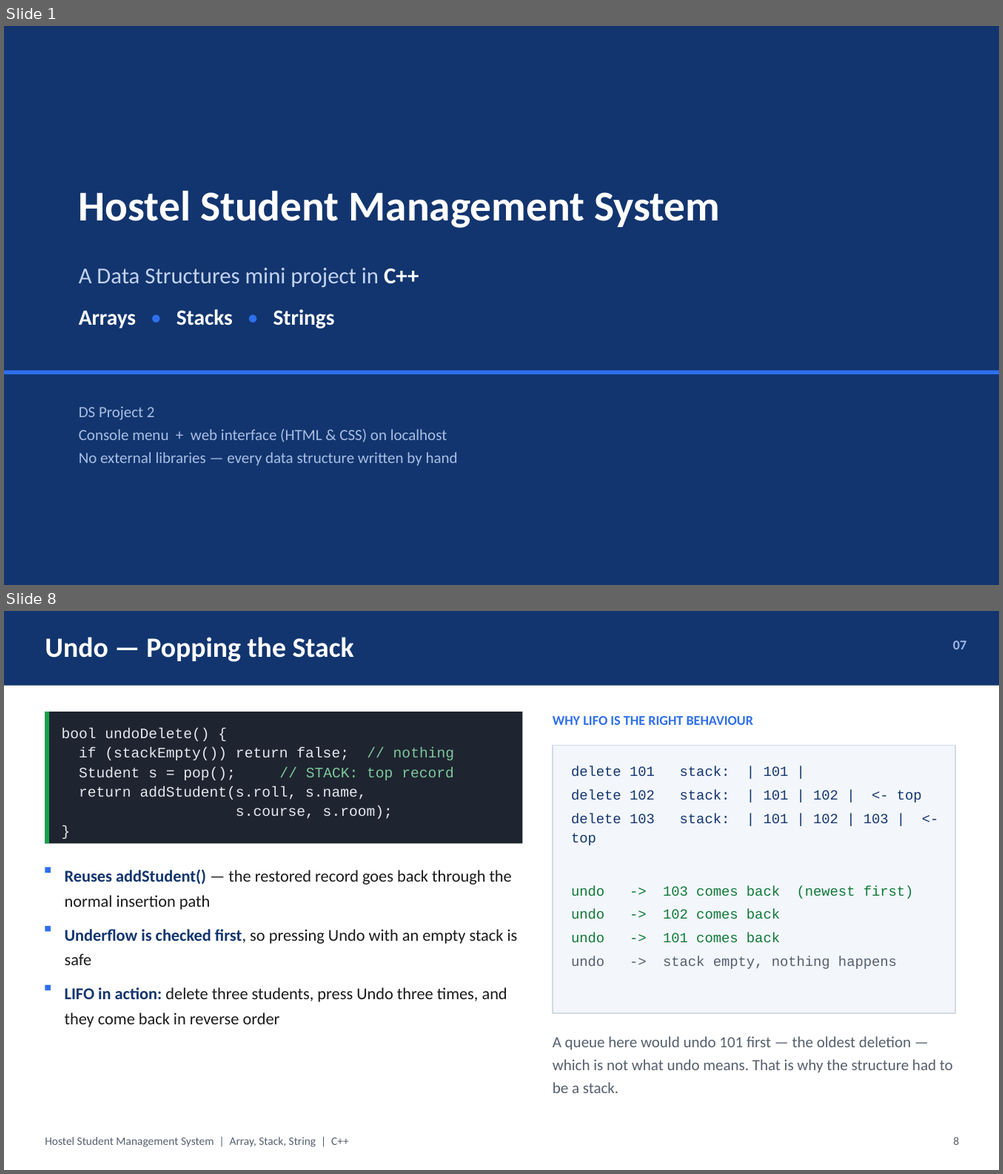
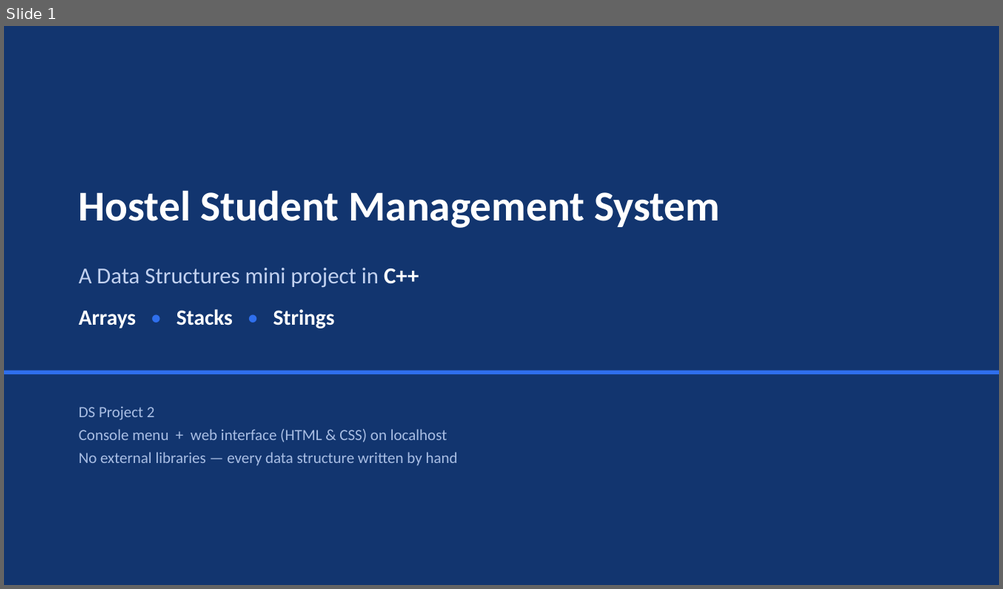
Before and after one commit to botvik155/apfa-data-structures, a slide deck: docs/DS_Project_2_Presentation.pptx. Shown one above the other, each under a label of ours: slides 1 and 8 before the commit, slide 1 after it; the slides between them are not shown. The pictures are 1003x1174 and 1003x589 pixels, drawn with LibreOffice and Linux fonts; fonts in the diff are those of the drawing. Boxes give left, top, right and bottom in pixels: in the first picture for what was removed or moved away, otherwise in the second. Text is boxed around its words. In the diff, an @@ line names an element or a change of style, - is before the commit and + after.

```diff
--- a/docs/DS_Project_2_Presentation.pptx
+++ b/docs/DS_Project_2_Presentation.pptx
@@ slide 8 removed at [4,611,999,1170], background #FFFFFF @@
@@ rectangle removed at [4,611,999,686] @@
@@ text removed at [45,637,354,662] @@
-Undo — Popping the Stack
@@ text removed at [953,641,966,649] @@
-07
@@ rectangle removed at [45,712,523,844] @@
@@ rectangle removed at [45,712,50,844] @@
@@ text removed at [552,716,754,725] @@
-WHY LIFO IS THE RIGHT BEHAVIOUR
@@ text removed at [62,728,454,819] @@
-bool undoDelete() {
-if (stackEmpty()) return false; // nothing
-Student s = pop(); // STACK: top record
-return addStudent(s.roll, s.name,
-s.course, s.room);
-}
@@ rectangle removed at [552,745,956,1014] @@
@@ text removed at [571,766,922,969] @@
-delete 101 stack: | 101 |
-delete 102 stack: | 101 | 102 | <- top
-delete 103 stack: | 101 | 102 | 103 | <- top
-undo -> 103 comes back (newest first)
-undo -> 102 comes back
-undo -> 101 comes back
-undo -> stack empty, nothing happens
@@ rectangle removed at [45,868,51,873] @@
@@ text removed at [65,869,512,910] @@
-Reuses addStudent() — the restored record goes back through the normal insertion path
@@ rectangle removed at [45,925,51,931] @@
@@ text removed at [65,929,518,944] @@
-Underflow is checked first, so pressing Undo with an empty stack is safe
@@ rectangle removed at [45,985,51,990] @@
@@ text removed at [65,988,507,1028] @@
-LIFO in action: delete three students, press Undo three times, and they come back in reverse order
@@ text removed at [552,1037,953,1093] @@
-A queue here would undo 101 first — the oldest deletion — which is not what undo means. That is why the structure had to be a stack.
@@ text removed at [45,1137,349,1147] @@
-Hostel Student Management System | Array, Stack, String | C++
@@ text removed at [953,1137,959,1145] @@
-8
```
Also in this commit, not shown: 6 slides changed, 1 slide added, 8 other slides removed, 3 other files.
